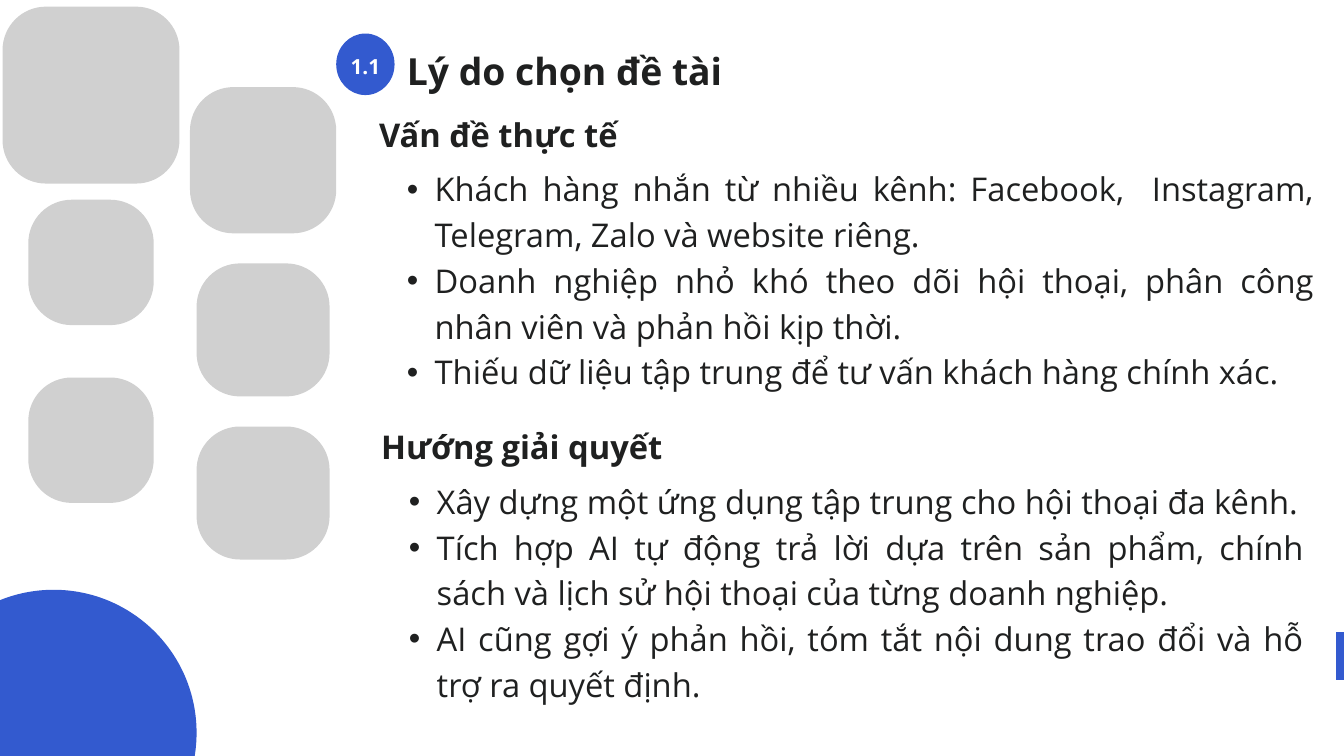
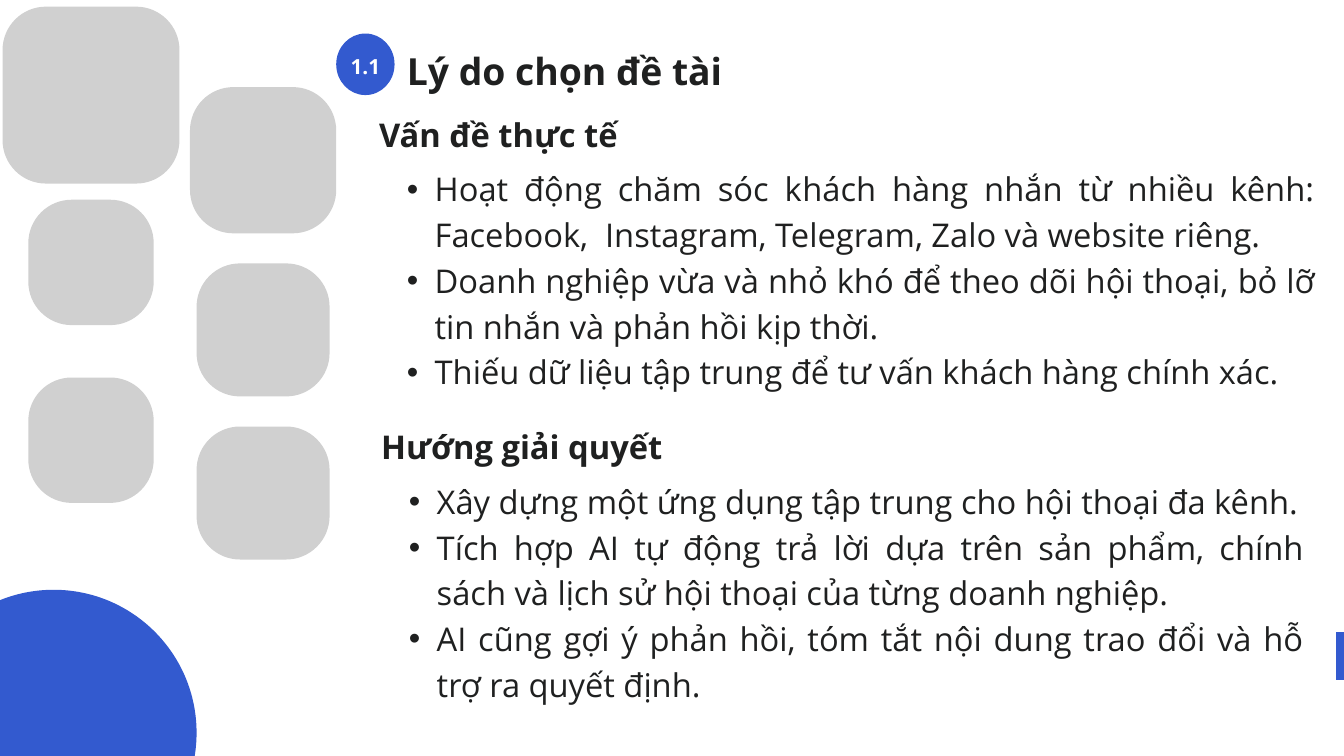
Before and after one commit to huygia12/Chat-Desk, a slide deck: slide 4 of Document/Báo cáo đồ án 2026.pptx. Drawn at 1344x756 pixels with LibreOffice and Linux fonts; fonts in the diff are those of the drawing; grey boxes stand for pictures. Boxes give left, top, right and bottom in pixels: in the first picture for what was removed or moved away, otherwise in the second. Text is boxed around its words. In the diff, an @@ line names an element or a change of style, - is before the commit and + after.

```diff
--- a/Document/Báo cáo đồ án 2026.pptx
+++ b/Document/Báo cáo đồ án 2026.pptx
@@ text at (x1=435, y1=173, x2=1314, y2=347): text changed @@
-  • Khách hàng nhắn từ nhiều kênh: Facebook, Instagram, Telegram, Zalo và website riêng.
-  • Doanh nghiệp nhỏ khó theo dõi hội thoại, phân công nhân viên và phản hồi kịp thời.
+  • Hoạt động chăm sóc khách hàng nhắn từ nhiều kênh: Facebook, Instagram, Telegram, Zalo và website riêng.
+  • Doanh nghiệp vừa và nhỏ khó để theo dõi hội thoại, bỏ lỡ tin nhắn và phản hồi kịp thời.
```
Also in this commit, not shown: 3 other slides changed, 39 other files.
